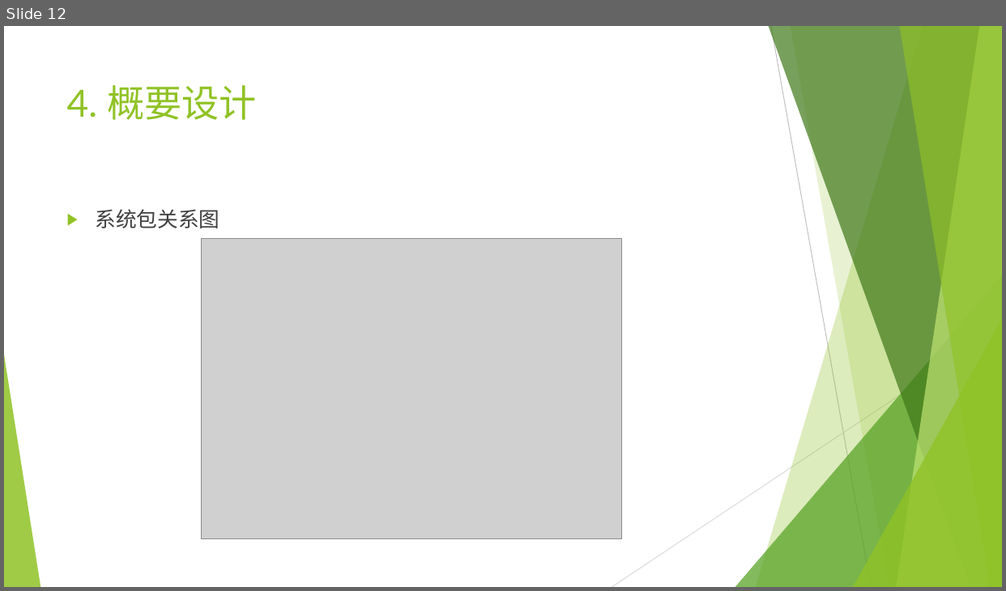
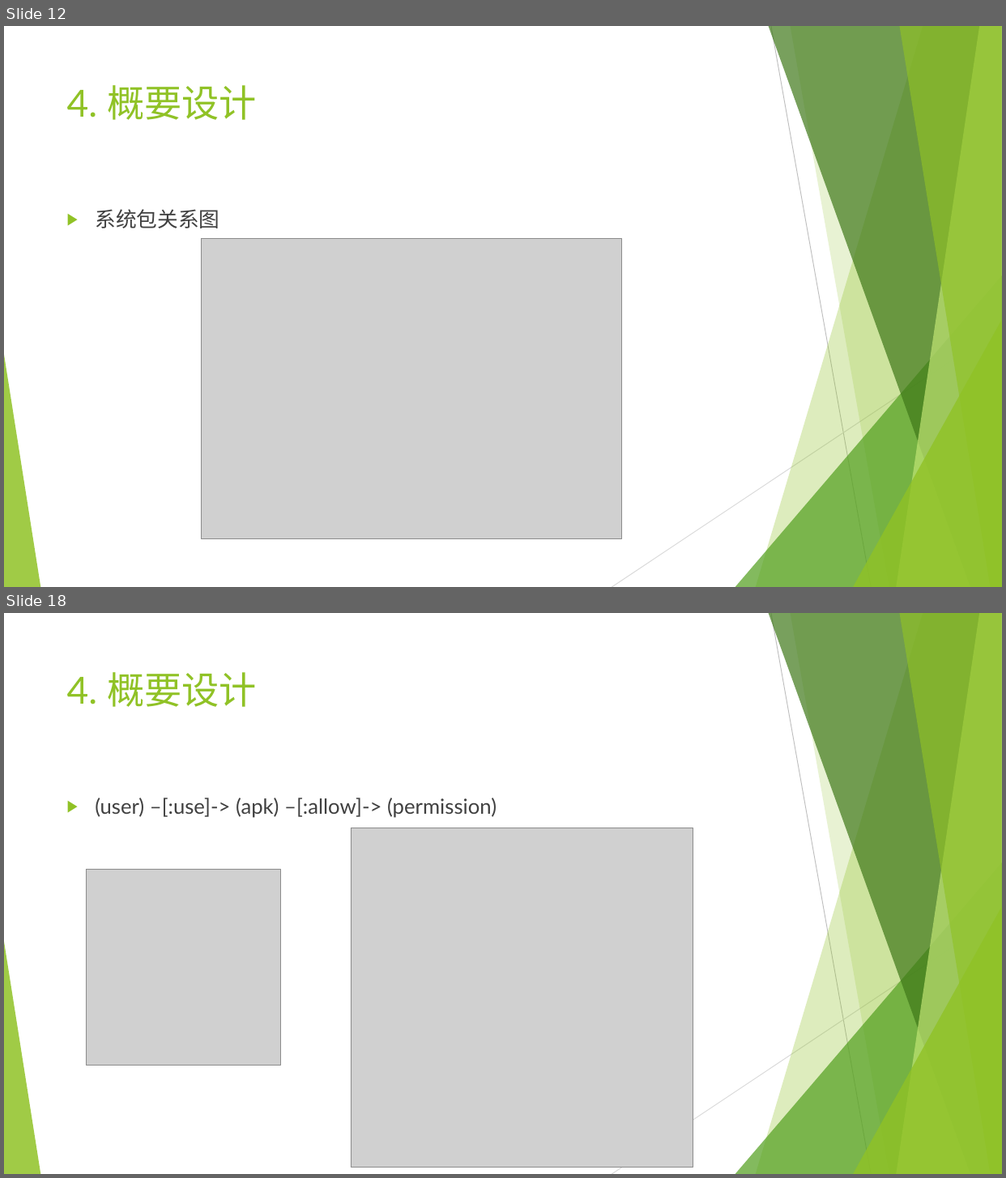
Before and after one commit to mmmmmmiracle/SE_project, a slide deck: doc/SE_project.pptx. Shown one above the other, each under a label of ours: slide 12 before the commit, slides 12 and 18 after it; the slides between them are not shown. The pictures are 1006x591 and 1006x1178 pixels, drawn with LibreOffice and Linux fonts; fonts in the diff are those of the drawing; grey boxes stand for pictures. Boxes give left, top, right and bottom in pixels: in the first picture for what was removed or moved away, otherwise in the second. Text is boxed around its words. In the diff, an @@ line names an element or a change of style, - is before the commit and + after.

```diff
--- a/doc/SE_project.pptx
+++ b/doc/SE_project.pptx
@@ slide 18 added at (4, 613, 1002, 1174), background #FFFFFF; not listed: 10 template elements that a slide beside it also shows @@
@@ title added at (67, 672, 257, 707), 36 pt, text #90C226 @@
+4. 概要设计
@@ text added at (95, 798, 496, 818), 20 pt, text #404040 @@
+▶ (user) –[:use]-> (apk) –[:allow]-> (permission)
@@ picture added at (351, 828, 692, 1168) @@
@@ picture added at (87, 869, 280, 1065) @@
```
Also in this commit, not shown: 5 slides changed, 3 other slides added.
